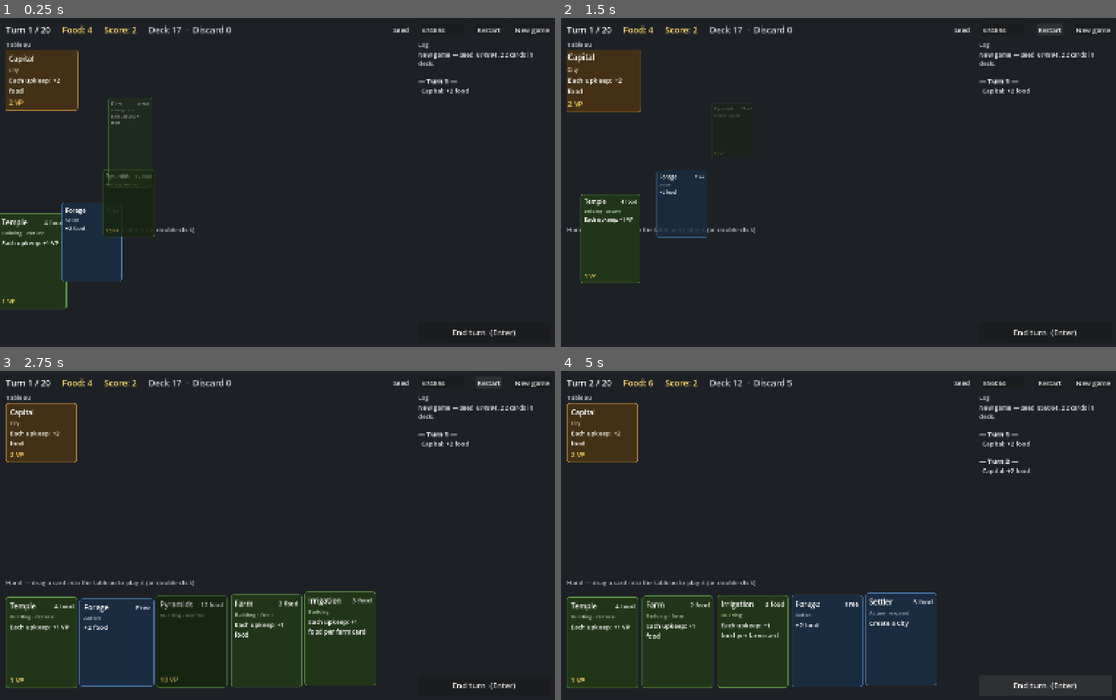
Above: before the commit, frames 1-4 (two rows, left to right).
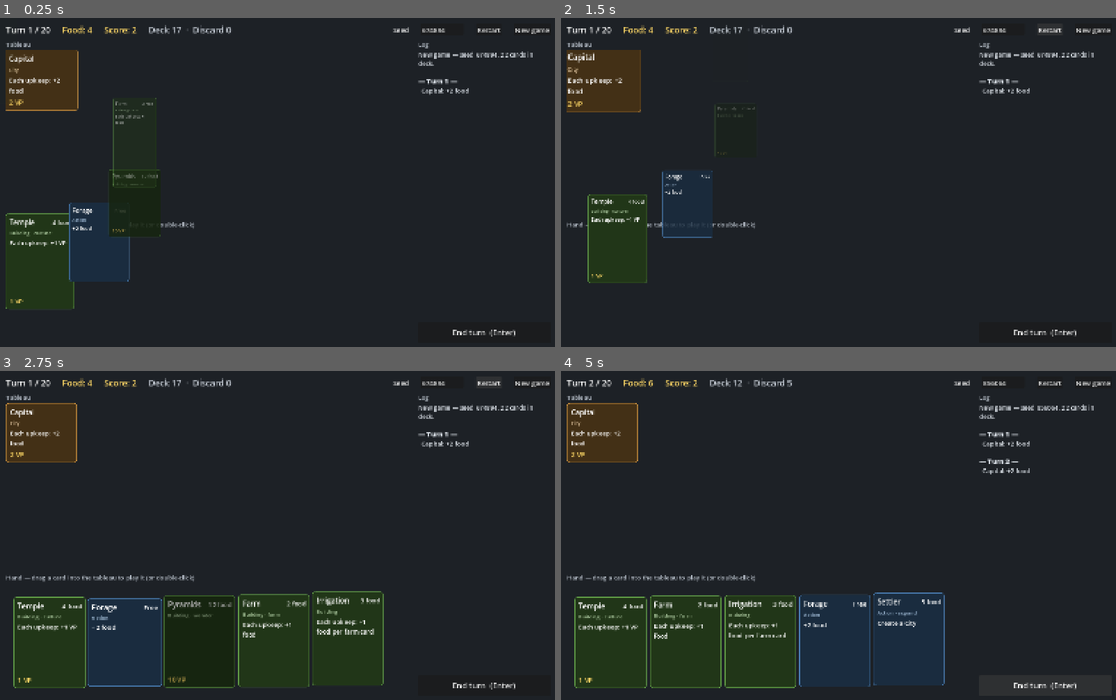
Above: after the commit, the same moments.

Repository: r888888888/4x-card-game
Game: Godot game, scene res://ui/main.tscn
The game is run twice, just before and just after one commit, with the same random seed, the same clock (stepped at 60 frames per second) and the same inputs.
Inputs:
- Up to frame 1 (0.25 s): no input
- Up to frame 2 (1.5 s): click "Restart" at 0.5 s; click "Restart" at 1.25 s
- Up to frame 3 (2.75 s): click "Restart" at 2 s
- Up to frame 4 (5 s): click "New game" at 2.75 s; click "New game" at 3.5 s; click "End turn (Enter)" at 4.25 s

The runs differ from the first frame. In frame 1, 1.6% of the frame differs, in the area x 0-35%, y 24-89%; in frame 2, 1.0%; in frame 3, 3.7%; in frame 4, 3.9%, in the area x 1-70%, y 62-97%.

Commit message:
008: give hovered hand cards room so the border isn't clipped
Co-Authored-By: Claude Opus 5.5 <noreply@anthropic.com>

Diff:
--- a/ui/anim.gd
+++ b/ui/anim.gd
@@ -5,7 +5,11 @@
 
 const HOVER_LIFT := 20.0  # px a hand card rises under the mouse
 const HOVER_SCALE := 1.08
-const LIFT_ROOM := 24.0  # empty space above a resting hand card, so the lift isn't clipped
+# Room around the hand row so a hovered card (lifted, scaled up about its centre, with a shadow)
+# isn't clipped by the hand's scroll box. Above: lift 20 + half the growth of a 280px card (11) +
+# shadow reach (6). Sides: half the growth of a 215px card (9) + shadow (14).
+const LIFT_ROOM := 40.0
+const HAND_SIDE_ROOM := 24.0
 const DRAG_SCALE := 1.1
 const DRAG_START_DISTANCE := 6.0  # px the mouse must move while pressed before a drag starts
 
--- a/ui/main.gd
+++ b/ui/main.gd
@@ -442,9 +442,13 @@
 	hand_scroll.custom_minimum_size.y = CardView.HAND_SIZE.y + Anim.LIFT_ROOM + 20
 	hand_scroll.vertical_scroll_mode = ScrollContainer.SCROLL_MODE_DISABLED
 	play_area.add_child(hand_scroll)
+	var hand_pad := MarginContainer.new()
+	hand_pad.add_theme_constant_override("margin_left", int(Anim.HAND_SIDE_ROOM))
+	hand_pad.add_theme_constant_override("margin_right", int(Anim.HAND_SIDE_ROOM))
+	hand_scroll.add_child(hand_pad)
 	_hand = HBoxContainer.new()
 	_hand.add_theme_constant_override("separation", 12)
-	hand_scroll.add_child(_hand)
+	hand_pad.add_child(_hand)
 
 	var side_col := VBoxContainer.new()
 	side_col.custom_minimum_size.x = 400
Not shown, changed: docs/backlog/008-drag-to-play.md
